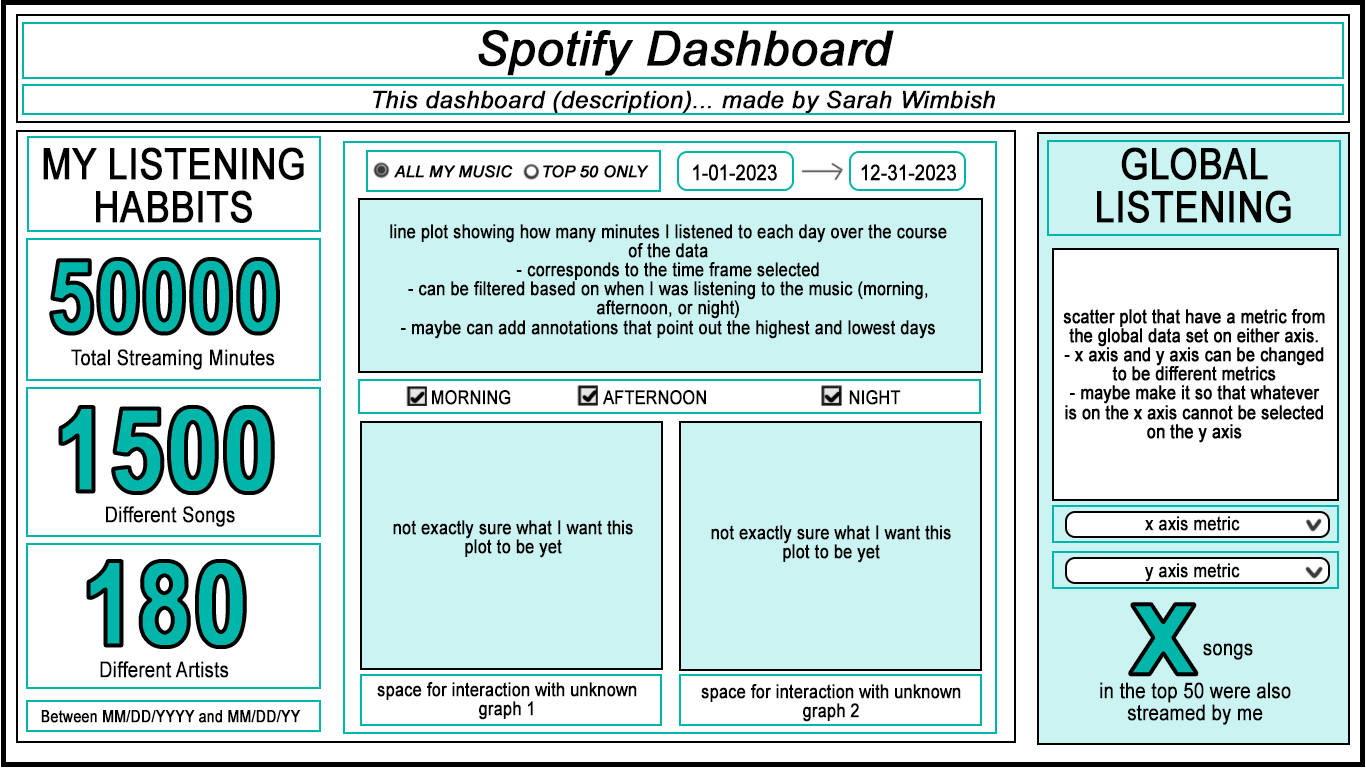
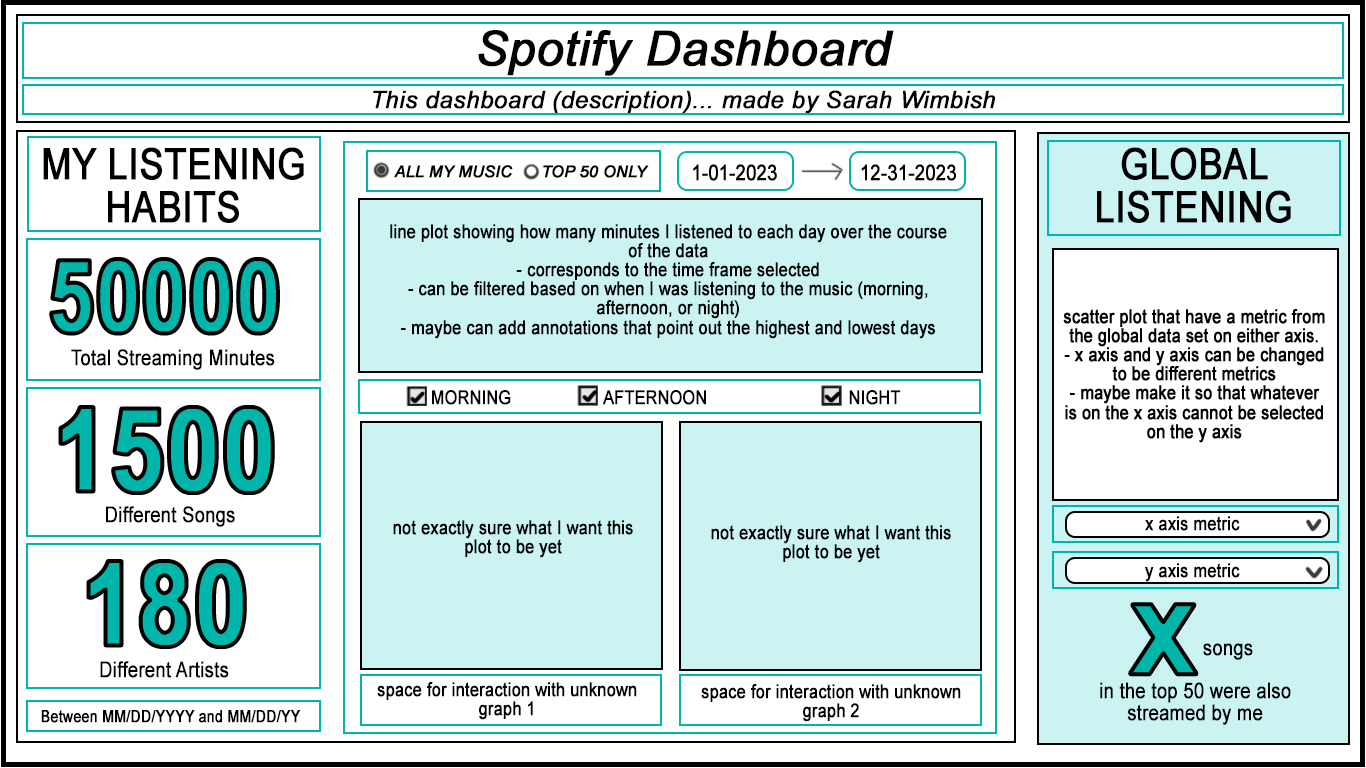
Comparing the layer stacks of the two 1366×768 images. Changes:
renamed "MY LISTENING HABBITS" to "MY LISTENING HABITS", painted on it over [96, 190, 252, 223]
